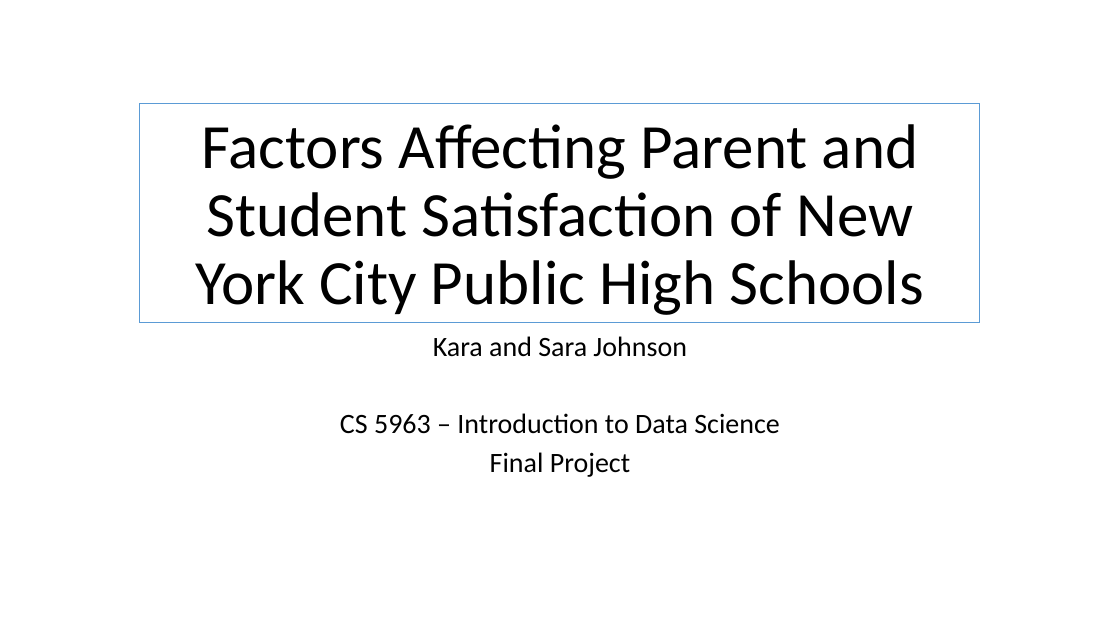
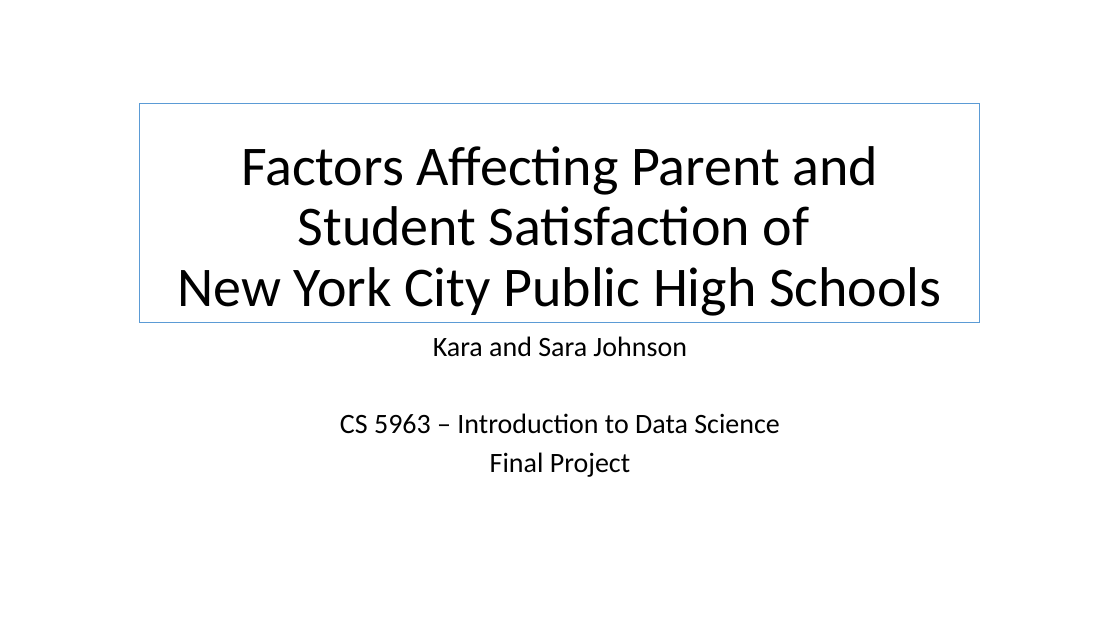
Before and after one commit to sarajohns19/DataScience-Project, a slide deck: slide 1 of NYCSchoolsProject_Slides.pptx. Drawn at 1120x630 pixels with LibreOffice and Linux fonts; fonts in the diff are those of the drawing. Boxes give left, top, right and bottom in pixels: in the first picture for what was removed or moved away, otherwise in the second. Text is boxed around its words. In the diff, an @@ line names an element or a change of style, - is before the commit and + after.

```diff
--- a/NYCSchoolsProject_Slides.pptx
+++ b/NYCSchoolsProject_Slides.pptx
@@ title "Factors Affecting Parent and Student ..." at (x1=140, y1=103, x2=981, y2=323): size 54 to 48 pt @@
```
Also in this commit, not shown: 4 other slides changed.
